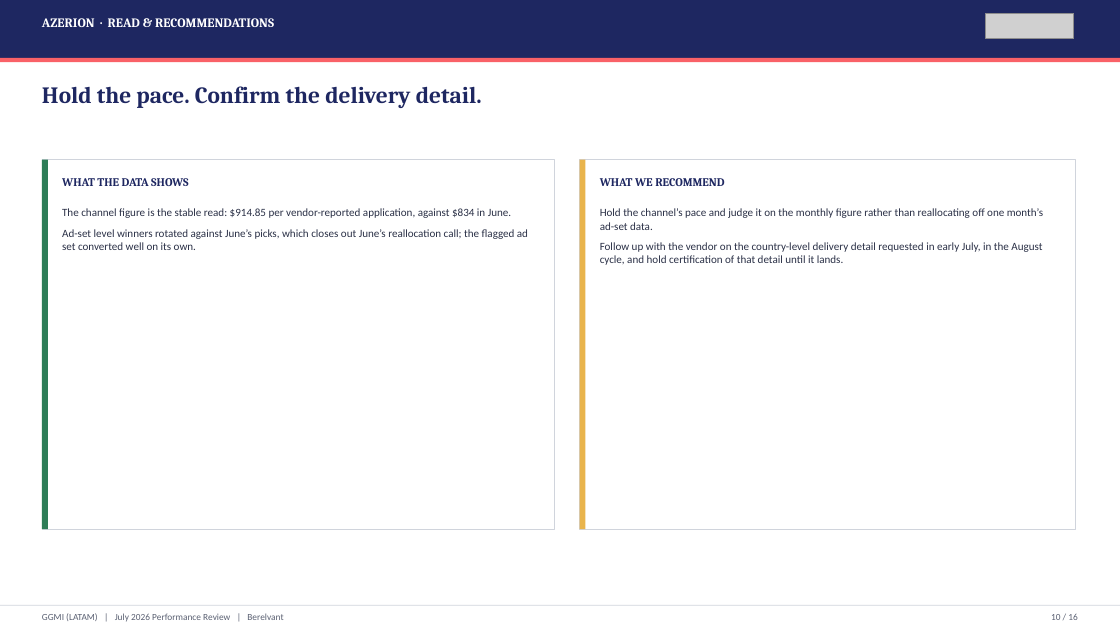
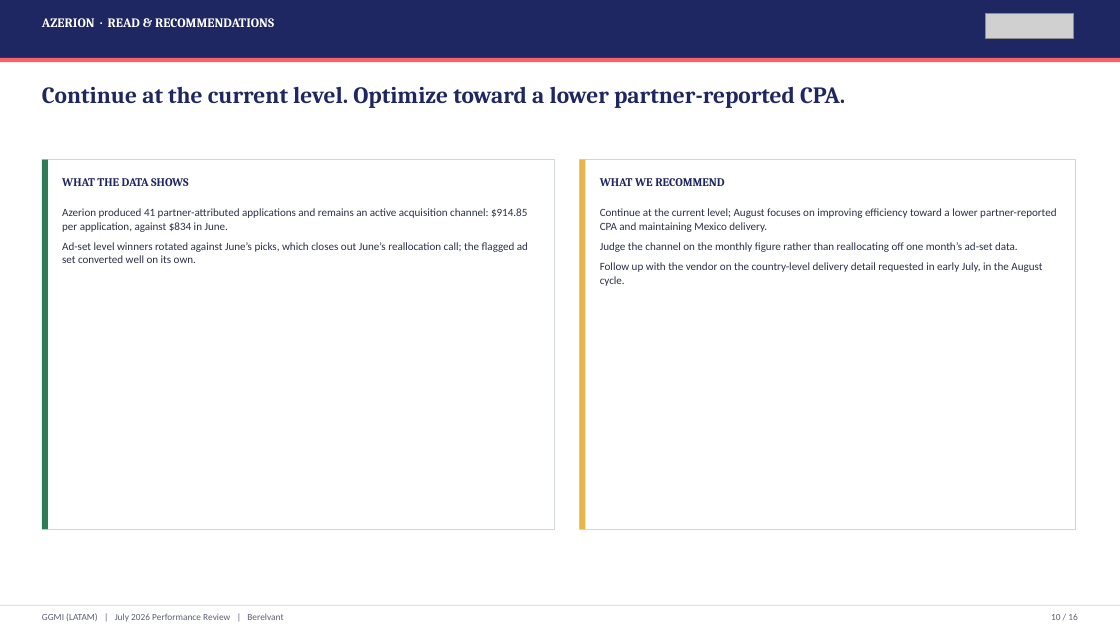
Before and after one commit to hablapro/brlvnt-reporting-hub, a slide deck: slide 10 of reports/forex/ggmi/2026-07/output/GGMI_LATAM_July_2026_Performance_Review.pptx. Drawn at 1120x630 pixels with LibreOffice and Linux fonts; fonts in the diff are those of the drawing; grey boxes stand for pictures. Boxes give left, top, right and bottom in pixels: in the first picture for what was removed or moved away, otherwise in the second. Text is boxed around its words. In the diff, an @@ line names an element or a change of style, - is before the commit and + after.

```diff
--- a/reports/forex/ggmi/2026-07/output/GGMI_LATAM_July_2026_Performance_Review.pptx
+++ b/reports/forex/ggmi/2026-07/output/GGMI_LATAM_July_2026_Performance_Review.pptx
@@ text at (x1=42, y1=87, x2=845, y2=108): text changed @@
-Hold the pace. Confirm the delivery detail.
+Continue at the current level. Optimize toward a lower partner-reported CPA.
@@ text at (x1=62, y1=208, x2=527, y2=232): text changed @@
-The channel figure is the stable read: $914.85 per vendor-reported application, against $834 in June.
+Azerion produced 41 partner-attributed applications and remains an active acquisition channel: $914.85 per application, against $834 in June.
@@ text at (x1=600, y1=208, x2=1056, y2=286): text changed @@
-Hold the channel’s pace and judge it on the monthly figure rather than reallocating off one month’s ad-set data.
-Follow up with the vendor on the country-level delivery detail requested in early July, in the August cycle, and hold certification of that detail until it lands.
+Continue at the current level; August focuses on improving efficiency toward a lower partner-reported CPA and maintaining Mexico delivery.
+Judge the channel on the monthly figure rather than reallocating off one month’s ad-set data.
+Follow up with the vendor on the country-level delivery detail requested in early July, in the August cycle.
```
Also in this commit, not shown: 11 other slides changed, 1 slide added, 1 slide removed, 8 other files.
